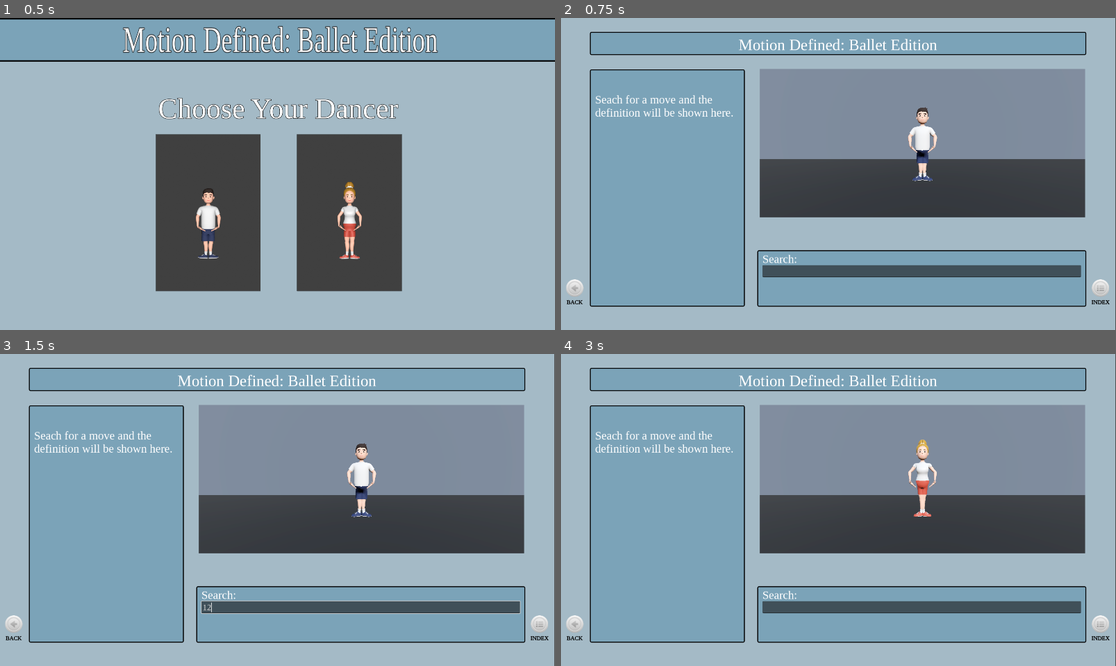
Above: before the commit, frames 1-4 (two rows, left to right).
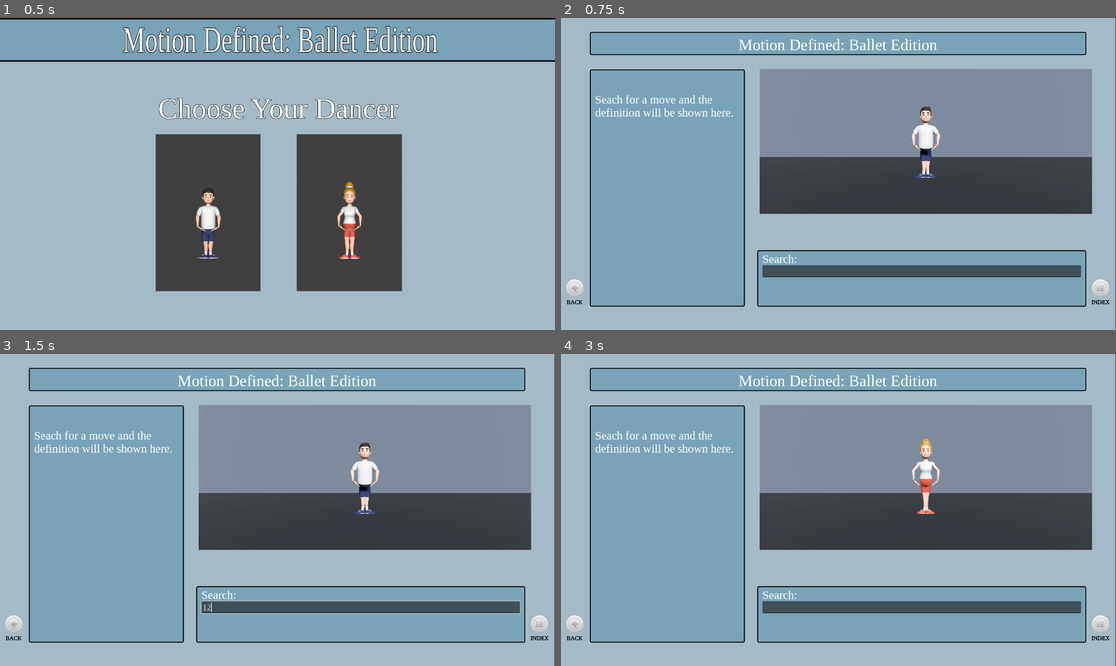
Above: after the commit, the same moments.

Repository: Makarose/Motion-Defined-Ballet-Edition
Game: Godot game, scene res://Scenes/title_page.tscn
Same seed, same stepped clock (60 frames per second), same inputs: the game is played once before the commit and once after it.
Inputs (mouse positions are in pixels of both pictures, inside the frame that each line leads up to):
- Up to frame 1 (0.5 s): no input
- Up to frame 2 (0.75 s): click (771, 211) at 0.5 s
- Up to frame 3 (1.5 s): click (360, 606) at 1.27 s; type "12" at 1.35 s
- Up to frame 4 (3 s): click (572, 625) at 2 s; click (910, 547) at 2.75 s

Frame 1 is identical in both runs. In frame 2, 2.2% of the frame differs, in the area x 35-96%, y 16-64%; in frame 3, 2.2%; in frame 4, 2.2%.

Commit message:
Sorted out fullcreen toggle. Main UI visibility toggle on and off, added video player ui buttons.

Diff:
--- a/Scenes/main_scene.tscn
+++ b/Scenes/main_scene.tscn
@@ -11,21 +11,23 @@
 [node name="UI" parent="." instance=ExtResource("1_fnjpc")]
 
 [node name="SubViewportContainer" type="SubViewportContainer" parent="."]
-custom_minimum_size = Vector2(512, 512)
-anchors_preset = 15
+anchors_preset = -1
 anchor_right = 1.0
 anchor_bottom = 1.0
-offset_left = 690.0
+offset_left = 689.0
 offset_top = 177.0
-offset_right = 1815.0
-offset_bottom = 689.0
+offset_right = 1839.0
+offset_bottom = 677.0
 grow_horizontal = 2
 grow_vertical = 2
+size_flags_horizontal = 3
+size_flags_vertical = 3
+size_flags_stretch_ratio = 0.0
 
 [node name="DancerViewport" type="SubViewport" parent="SubViewportContainer"]
 transparent_bg = true
 handle_input_locally = false
-size = Vector2i(1125, 512)
+size = Vector2i(1150, 500)
 render_target_update_mode = 4
 
 [node name="Background" parent="SubViewportContainer/DancerViewport" instance=ExtResource("3_h6s4l")]
--- /dev/null
+++ b/Scenes/video_controls.tscn
@@ -0,0 +1,203 @@
+[gd_scene load_steps=15 format=3 uid="uid://bgixxv1jqc70l"]
+
+[ext_resource type="Theme" uid="uid://bwkglkrll8mi0" path="res://ballet_theme.tres" id="1_6w5i7"]
+[ext_resource type="Texture2D" uid="uid://bpfk4yr4sgv3k" path="res://UI Buttons/0.png" id="2_vbtma"]
+[ext_resource type="FontFile" uid="uid://1k6ydj6ghbuv" path="res://Fonts/Tinos-Regular.ttf" id="3_qru45"]
+[ext_resource type="Texture2D" uid="uid://cognf4qc1jsq1" path="res://UI Buttons/3.png" id="4_3xnm3"]
+[ext_resource type="Texture2D" uid="uid://ccjq5ftju6b7w" path="res://UI Buttons/11.png" id="5_ha4y4"]
+[ext_resource type="Texture2D" uid="uid://d1utahd06e8al" path="res://UI Buttons/2.png" id="6_lwnut"]
+[ext_resource type="Texture2D" uid="uid://4najrf2cpxg4" path="res://UI Buttons/4.png" id="7_nvcej"]
+[ext_resource type="Texture2D" uid="uid://cay2rvs5k2wfh" path="res://UI Buttons/6.png" id="8_6b72h"]
+
+[sub_resource type="LabelSettings" id="LabelSettings_n4g7o"]
+font = ExtResource("3_qru45")
+font_size = 40
+
+[sub_resource type="LabelSettings" id="LabelSettings_cy6n2"]
+font = ExtResource("3_qru45")
+font_size = 40
+
+[sub_resource type="LabelSettings" id="LabelSettings_jsis0"]
+font = ExtResource("3_qru45")
+font_size = 40
+
+[sub_resource type="LabelSettings" id="LabelSettings_col5w"]
+font = ExtResource("3_qru45")
+font_size = 40
+
+[sub_resource type="LabelSettings" id="LabelSettings_q714i"]
+font = ExtResource("3_qru45")
+font_size = 40
+
+[sub_resource type="LabelSettings" id="LabelSettings_wx6hk"]
+font = ExtResource("3_qru45")
+font_size = 40
+
+[node name="VideoControls" type="Control"]
+layout_mode = 3
+anchors_preset = 15
+anchor_right = 1.0
+anchor_bottom = 1.0
+grow_horizontal = 2
+grow_vertical = 2
+
+[node name="VideoControls" type="MarginContainer" parent="."]
+z_index = 100
+layout_mode = 0
+offset_left = 895.0
+offset_top = 685.0
+offset_right = 1845.0
+offset_bottom = 885.0
+scale = Vector2(0.759999, 0.439996)
+theme = ExtResource("1_6w5i7")
+
+[node name="HContainerButtons" type="HBoxContainer" parent="VideoControls"]
+layout_mode = 2
+
+[node name="PlayContainer" type="MarginContainer" parent="VideoControls/HContainerButtons"]
+layout_mode = 2
+theme_override_constants/margin_left = 10
+theme_override_constants/margin_top = 0
+theme_override_constants/margin_right = 10
+theme_override_constants/margin_bottom = 0
+
+[node name="Play" type="VBoxContainer" parent="VideoControls/HContainerButtons/PlayContainer"]
+layout_mode = 2
+theme = ExtResource("1_6w5i7")
+alignment = 1
+
+[node name="PlayButton" type="Button" parent="VideoControls/HContainerButtons/PlayContainer/Play"]
+layout_mode = 2
+icon = ExtResource("2_vbtma")
+flat = true
+
+[node name="Label" type="Label" parent="VideoControls/HContainerButtons/PlayContainer/Play"]
+layout_mode = 2
+size_flags_horizontal = 4
+theme_override_font_sizes/font_size = 40
+text = "PLAY"
+label_settings = SubResource("LabelSettings_n4g7o")
+horizontal_alignment = 1
+vertical_alignment = 2
+
+[node name="PauseContainer" type="MarginContainer" parent="VideoControls/HContainerButtons"]
+layout_mode = 2
+theme_override_constants/margin_left = 10
+theme_override_constants/margin_right = 10
+
+[node name="Pause" type="VBoxContainer" parent="VideoControls/HContainerButtons/PauseContainer"]
+layout_mode = 2
+theme = ExtResource("1_6w5i7")
+alignment = 1
+
+[node name="PauseButton" type="Button" parent="VideoControls/HContainerButtons/PauseContainer/Pause"]
+layout_mode = 2
+icon = ExtResource("4_3xnm3")
+flat = true
+
+[node name="Label" type="Label" parent="VideoControls/HContainerButtons/PauseContainer/Pause"]
+layout_mode = 2
+size_flags_horizontal = 4
+theme_override_font_sizes/font_size = 40
+text = "PAUSE"
+label_settings = SubResource("LabelSettings_cy6n2")
+vertical_alignment = 2
+
+[node name="StopContainer" type="MarginContainer" parent="VideoControls/HContainerButtons"]
+layout_mode = 2
+theme_override_constants/margin_left = 10
+theme_override_constants/margin_right = 10
+
+[node name="Stop" type="VBoxContainer" parent="VideoControls/HContainerButtons/StopContainer"]
+layout_mode = 2
+theme = ExtResource("1_6w5i7")
+alignment = 1
+
+[node name="StopButton" type="Button" parent="VideoControls/HContainerButtons/StopContainer/Stop"]
+layout_mode = 2
+icon = ExtResource("5_ha4y4")
+flat = true
+
+[node name="Label" type="Label" parent="VideoControls/HContainerButtons/StopContainer/Stop"]
+layout_mode = 2
+size_flags_horizontal = 4
+theme_override_font_sizes/font_size = 40
+text = "STOP"
+label_settings = SubResource("LabelSettings_jsis0")
+vertical_alignment = 2
+
+[node name="ReplayContainer" type="MarginContainer" parent="VideoControls/HContainerButtons"]
+layout_mode = 2
+theme_override_constants/margin_left = 10
+theme_override_constants/margin_right = 10
+
+[node name="Replay" type="VBoxContainer" parent="VideoControls/HContainerButtons/ReplayContainer"]
+layout_mode = 2
+theme = ExtResource("1_6w5i7")
+alignment = 1
+
+[node name="ReplayButton" type="Button" parent="VideoControls/HContainerButtons/ReplayContainer/Replay"]
+layout_mode = 2
+size_flags_horizontal = 4
+icon = ExtResource("6_lwnut")
+flat = true
+
+[node name="Label" type="Label" parent="VideoControls/HContainerButtons/ReplayContainer/Replay"]
+layout_mode = 2
+size_flags_horizontal = 4
+theme_override_font_sizes/font_size = 40
+text = "REPLAY"
+label_settings = SubResource("LabelSettings_col5w")
+horizontal_alignment = 1
+vertical_alignment = 1
+
+[node name="MusicContainer" type="MarginContainer" parent="VideoControls/HContainerButtons"]
+layout_mode = 2
+theme_override_constants/margin_left = 10
+theme_override_constants/margin_right = 10
+
+[node name="Music" type="VBoxContainer" parent="VideoControls/HContainerButtons/MusicContainer"]
+layout_mode = 2
+size_flags_horizontal = 4
+size_flags_vertical = 4
+theme = ExtResource("1_6w5i7")
+alignment = 1
+
+[node name="MusicButton" type="Button" parent="VideoControls/HContainerButtons/MusicContainer/Music"]
+layout_mode = 2
+icon = ExtResource("7_nvcej")
+flat = true
+
+[node name="Label" type="Label" parent="VideoControls/HContainerButtons/MusicContainer/Music"]
+layout_mode = 2
+size_flags_horizontal = 4
+theme_override_font_sizes/font_size = 40
+text = "MUSIC"
+label_settings = SubResource("LabelSettings_q714i")
+vertical_alignment = 2
+
+[node name="ExitContainer" type="MarginContainer" parent="VideoControls/HContainerButtons"]
+layout_mode = 2
+theme_override_constants/margin_left = 10
+theme_override_constants/margin_top = 0
+theme_override_constants/margin_right = 10
+theme_override_constants/margin_bottom = 0
+
+[node name="Exit" type="VBoxContainer" parent="VideoControls/HContainerButtons/ExitContainer"]
+layout_mode = 2
+theme = ExtResource("1_6w5i7")
+alignment = 1
+
+[node name="ExitButton" type="Button" parent="VideoControls/HContainerButtons/ExitContainer/Exit"]
+layout_mode = 2
+icon = ExtResource("8_6b72h")
+flat = true
+
+[node name="Label" type="Label" parent="VideoControls/HContainerButtons/ExitContainer/Exit"]
+layout_mode = 2
+size_flags_horizontal = 4
+theme_override_font_sizes/font_size = 40
+text = "EXIT"
+label_settings = SubResource("LabelSettings_wx6hk")
+horizontal_alignment = 1
+vertical_alignment = 2
--- a/Scripts/ui_scene.gd
+++ b/Scripts/ui_scene.gd
@@ -16,9 +16,14 @@
 var clear_timer: Timer
 var current_dancer: Node = null
 var pending_animation: String = ""
-var normal_size: Vector2
-var normal_pos: Vector2
+
+# Fullscreen Resources
 var is_fullscreen := false
+var prev_anchor : Rect2
+var prev_position : Vector2
+var prev_size : Vector2
+var saved := false  # ensures we save original state only once
+
 
 #----------------------------------
 # Setup
@@ -56,24 +61,10 @@
 		_select_term(GameManager.selected_term)
 		GameManager.selected_term = ""
 
-	# Store initial size and position of viewport
-	normal_size = sub_viewport_container.size
-	normal_pos = sub_viewport_container.position
-
-	 # Save initial panel size/position
-	normal_size = sub_viewport_container.size
-	normal_pos = sub_viewport_container.position
-
-	# Ensure viewport matches container initially
-	_update_viewport_size()
-
-	# Auto-update viewport when container is resized
-	sub_viewport_container.resized.connect(Callable(self, "_update_viewport_size"))
-
-func _update_viewport_size() -> void:
-	dancer_viewport.size = sub_viewport_container.size
-	dancer_viewport.render_target_update_mode = SubViewport.UPDATE_ALWAYS
-
+
+	# Store the initial window size and position so we can restore later
+	prev_size = DisplayServer.window_get_size()
+	prev_position = DisplayServer.window_get_position()
 
 #----------------------------------------
 # Character Selection (from buttons)
@@ -302,38 +293,64 @@
 # -----------------------------------------
 # Fullscreen / Viewport Resizing
 # -----------------------------------------
-func go_fullscreen():
-	normal_size = sub_viewport_container.size
-	normal_pos = sub_viewport_container.position
-	sub_viewport_container.position = Vector2.ZERO
-	sub_viewport_container.size = get_viewport().get_visible_rect().size
-	is_fullscreen = true
-
-func exit_fullscreen():
-	sub_viewport_container.position = normal_pos
-	sub_viewport_container.size = normal_size
-	is_fullscreen = false
-
-func toggle_fullscreen() -> void:
-	if is_fullscreen:
-		# Restore panel size/position
-		sub_viewport_container.size = normal_size
-		sub_viewport_container.position = normal_pos
+func toggle_viewport_fullscreen() -> void:
+	if not is_fullscreen:
+		# Hide the UI
+		for child in get_children():
+			if child is CanvasLayer:
+				child.visible = false
+
+		# Save current state only once
+		if not saved:
+			prev_anchor = Rect2(
+				sub_viewport_container.anchor_left,
+				sub_viewport_container.anchor_top,
+				sub_viewport_container.anchor_right,
+				sub_viewport_container.anchor_bottom
+			)
+			prev_position = sub_viewport_container.position
+			prev_size = sub_viewport_container.size
+			saved = true
+
+		# Fullscreen: fill the screen
+		sub_viewport_container.anchor_left = 0
+		sub_viewport_container.anchor_top = 0
+		sub_viewport_container.anchor_right = 1
+		sub_viewport_container.anchor_bottom = 1
+		sub_viewport_container.position = Vector2.ZERO
+
+		var parent_size := Vector2.ZERO
+		if sub_viewport_container.get_parent() and sub_viewport_container.get_parent() is Control:
+			parent_size = sub_viewport_container.get_parent().size
+		else:
+			parent_size = DisplayServer.window_get_size()
+		sub_viewport_container.size = parent_size
+		dancer_viewport.size = parent_size
+
+		is_fullscreen = true
 	else:
-		# Save current size/position
-		normal_size = sub_viewport_container.size
-		normal_pos = sub_viewport_container.position
-		# Expand to fullscreen
-		sub_viewport_container.size = get_viewport().get_visible_rect().size
-		sub_viewport_container.position = Vector2.ZERO
-
-	# Keep viewport in sync
-	_update_viewport_size()
-	is_fullscreen = !is_fullscreen
+		# Show the UI again
+		for child in get_children():
+			if child is CanvasLayer:
+				child.visible = true
+
+		# Restore original state
+		sub_viewport_container.anchor_left = prev_anchor.position.x
+		sub_viewport_container.anchor_top = prev_anchor.position.y
+		sub_viewport_container.anchor_right = prev_anchor.size.x
+		sub_viewport_container.anchor_bottom = prev_anchor.size.y
+
+		sub_viewport_container.position = prev_position
+		sub_viewport_container.size = prev_size
+		dancer_viewport.size = prev_size
+
+		is_fullscreen = false
+
+
 
 func _unhandled_input(event: InputEvent) -> void:
-	if event is InputEventKey and event.pressed and event.keycode == KEY_F:
-		toggle_fullscreen()
+	if event.is_action_pressed("ui_fullscreen_toggle"):
+		toggle_viewport_fullscreen()
 
 
 # ------------------------------------------
--- a/project.godot
+++ b/project.godot
@@ -27,3 +27,11 @@
 [gui]
 
 theme/custom_font="res://Fonts/Tinos-Regular.ttf"
+
+[input]
+
+ui_fullscreen_toggle={
+"deadzone": 0.5,
+"events": [Object(InputEventKey,"resource_local_to_scene":false,"resource_name":"","device":-1,"window_id":0,"alt_pressed":false,"shift_pressed":false,"ctrl_pressed":false,"meta_pressed":false,"pressed":false,"keycode":0,"physical_keycode":4194332,"key_label":0,"unicode":0,"location":0,"echo":false,"script":null)
+]
+}
